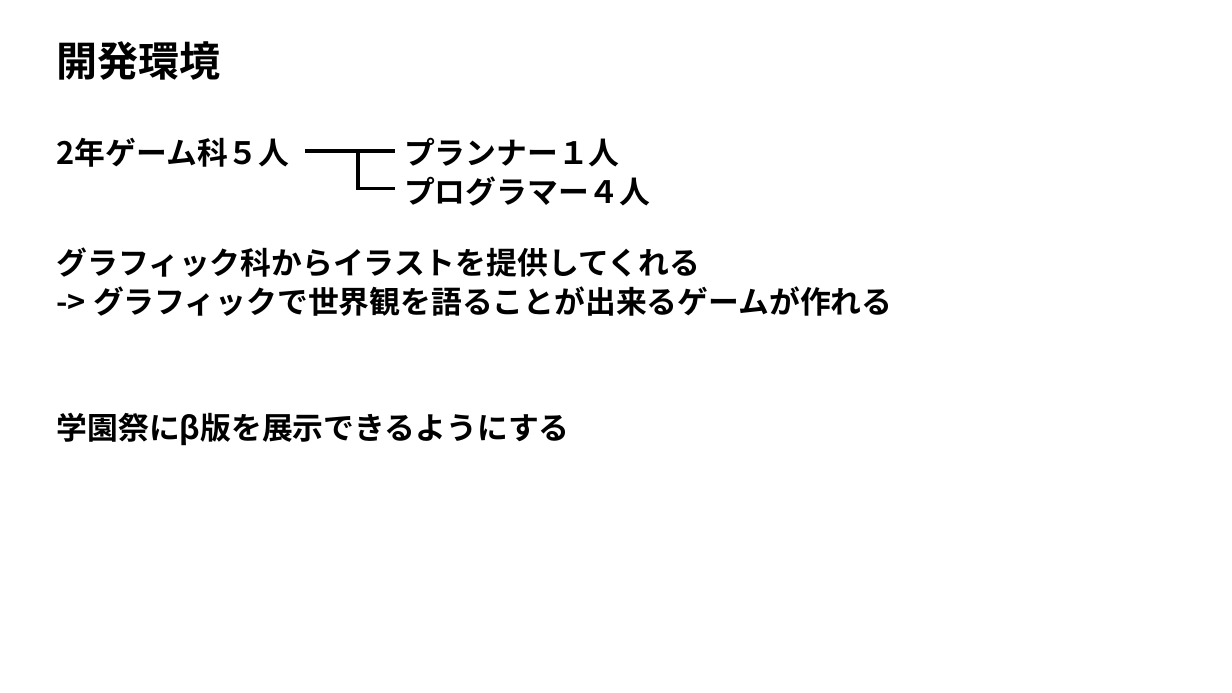
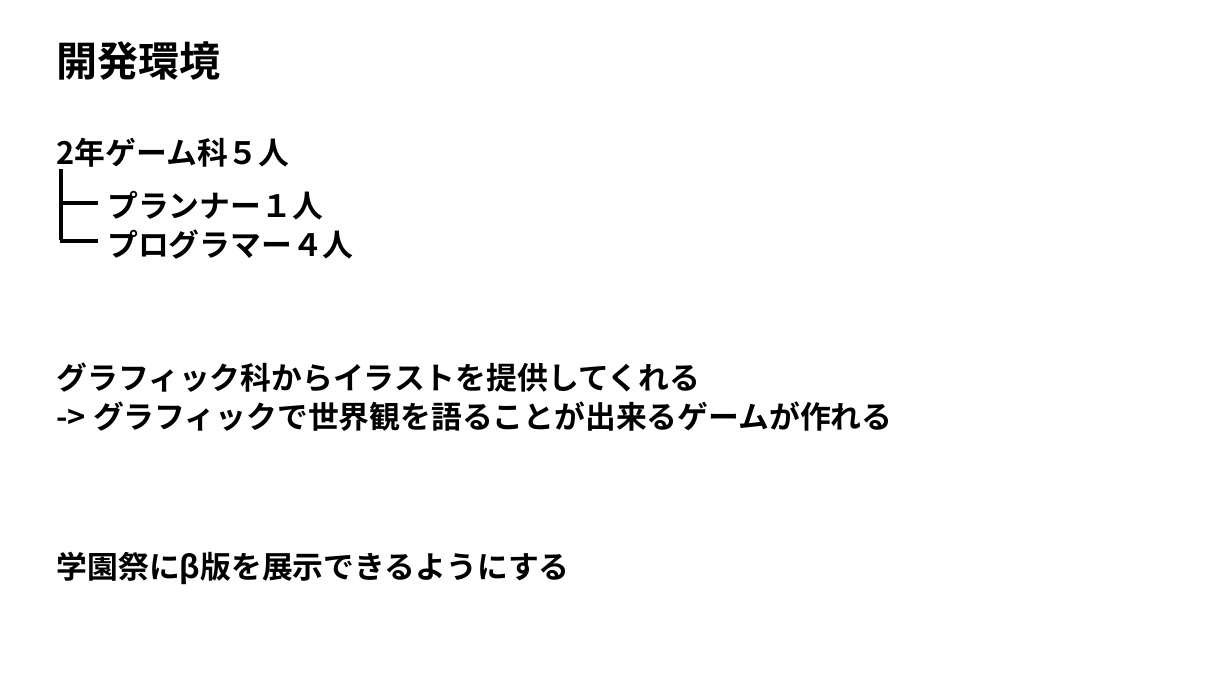
Before and after one commit to takeuchidaina/CircleProject_TowerDefense, a slide deck: slide 2 of 書類やスケジュール/サークル作品１.pptx (slide 3 before the commit). Drawn at 1232x693 pixels with LibreOffice and Linux fonts; fonts in the diff are those of the drawing. Boxes give left, top, right and bottom in pixels: in the first picture for what was removed or moved away, otherwise in the second. Text is boxed around its words. In the diff, an @@ line names an element or a change of style, - is before the commit and + after.

```diff
--- a/書類やスケジュール/サークル作品１.pptx
+++ b/書類やスケジュール/サークル作品１.pptx
@@ line moved from (359, 188) - (359, 152) to (61, 239) - (61, 168) @@
@@ line moved from (305, 151) - (396, 151) to (59, 203) - (98, 203) @@
@@ text "プランナー１人": place and size @@
-text "プランナー１人" at (404,137,620,167)
+text "プランナー１人" at (107,190,323,220)
@@ text "プログラマー４人": place and size @@
-text "プログラマー４人" at (404,176,650,206)
+text "プログラマー４人" at (107,229,353,259)
@@ line moved from (357, 189) - (396, 189) to (59, 241) - (98, 241) @@
@@ text "グラフィック科からイラストを提供してくれる": place and size @@
-text "グラフィック科からイラストを提供してくれる" at (57,247,701,277)
+text "グラフィック科からイラストを提供してくれる" at (57,362,701,392)
@@ text "-> グラフィックで世界観を語ることが出来るゲームが作れる": place and size @@
-text "-> グラフィックで世界観を語ることが出来るゲームが作れる" at (93,286,892,316)
+text "-> グラフィックで世界観を語ることが出来るゲームが作れる" at (93,401,892,431)
@@ text "学園祭にβ版を展示できるようにする": place and size @@
-text "学園祭にβ版を展示できるようにする" at (57,412,570,446)
+text "学園祭にβ版を展示できるようにする" at (57,551,570,585)
```
Also in this commit, not shown: 1 other slide changed, 2 slides added, 3 slides removed.
